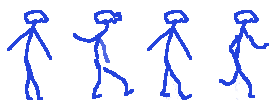
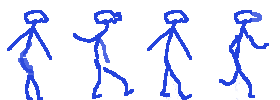
Layers edited between the first and the second 280px x 100px image:
painted on "cuadro 4" over (252, 11, 262, 23)
painted on "cuadro 1" over (18, 42, 34, 76)
